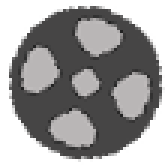
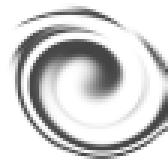
Layers edited between the first and the second w=168, h=168 image:
added layer "WaveInteraction" in group "Laaggroep" over [6, 3, 168, 162]
hid "Sheave" over [6, 3, 168, 162]
